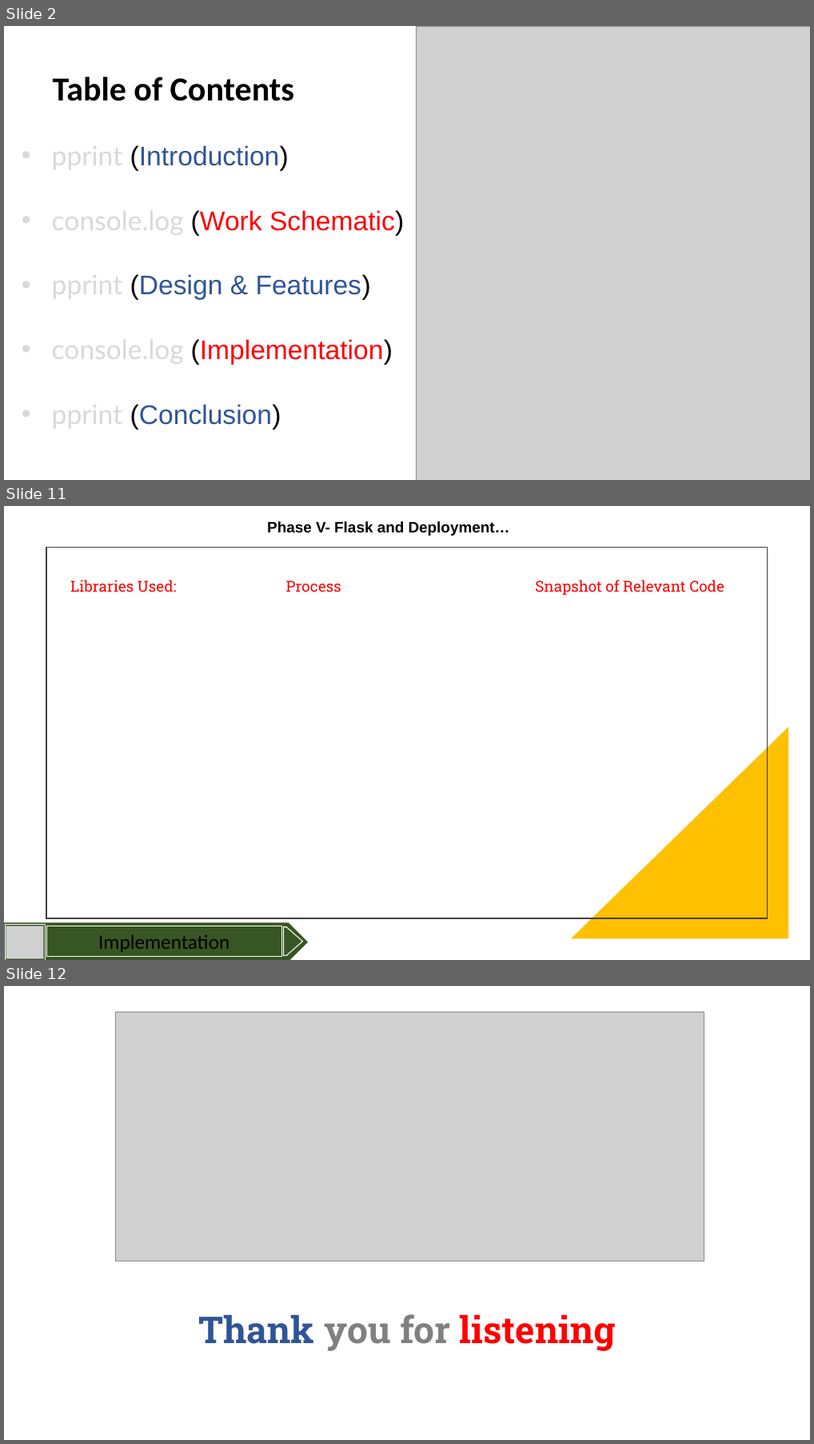
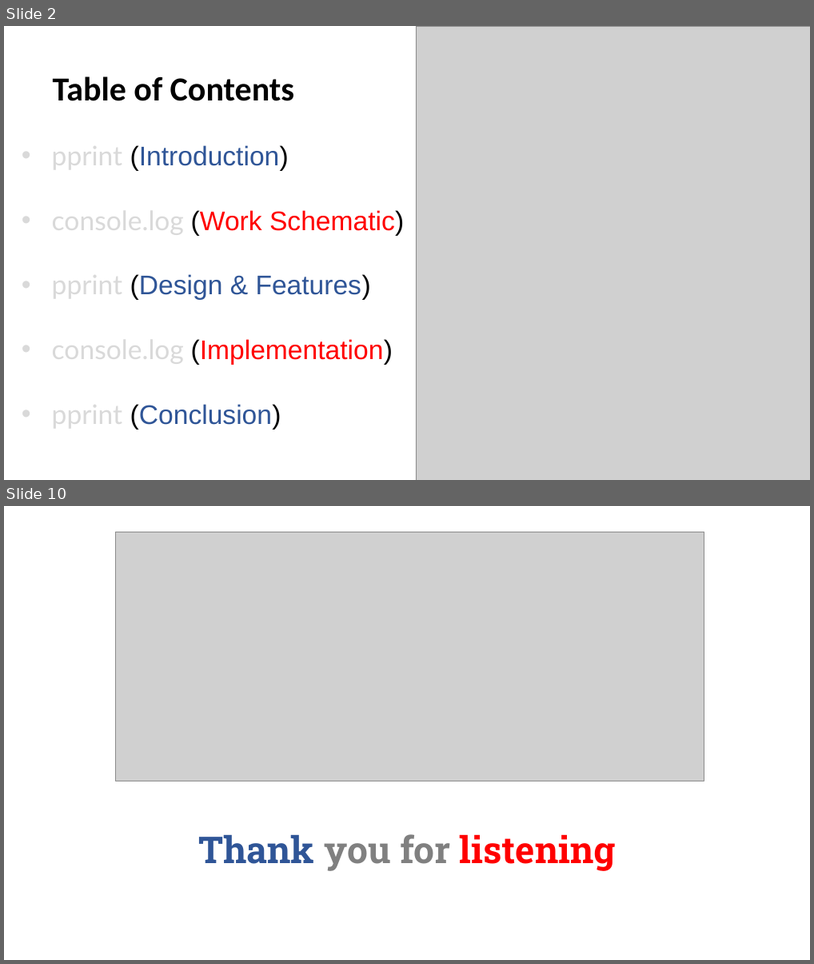
Before and after one commit to gusmendesbh/project3-group1, a slide deck: presentation/Slide_deck.pptx. Shown one above the other, each under a label of ours: slides 2, 11 and 12 before the commit, slides 2 and 10 after it; the slides between them are not shown. The pictures are 814x1444 and 814x964 pixels, drawn with LibreOffice and Linux fonts; fonts in the diff are those of the drawing; grey boxes stand for pictures. Boxes give left, top, right and bottom in pixels: in the first picture for what was removed or moved away, otherwise in the second. Text is boxed around its words. In the diff, an @@ line names an element or a change of style, - is before the commit and + after.

Commit message:
added images, updated athletes, added slides

```diff
--- a/presentation/Slide_deck.pptx
+++ b/presentation/Slide_deck.pptx
@@ slide 11 removed at (4,506,810,960), background #FFFFFF @@
@@ text removed at (267,521,510,536) @@
-Phase V- Flask and Deployment…
@@ rectangle removed at (46,547,768,918) @@
@@ text removed at (70,580,177,592) @@
-Libraries Used:
@@ text removed at (286,580,342,592) @@
-Process
@@ text removed at (535,580,725,595) @@
-Snapshot of Relevant Code
@@ right triangle removed at (571,727,790,939) @@
@@ pentagon arrow removed at (4,923,308,960) @@
@@ rectangle removed at (5,924,45,960) @@
@@ picture removed at (6,925,43,959) @@
@@ rectangle removed at (46,926,282,956) @@
-Implementation
@@ pentagon arrow removed at (284,927,303,955) @@
@@ what was slide 12 is now slide 10 @@
```
Also in this commit, not shown: 6 slides changed, 1 slide added, 2 other slides removed, 17 other files.
